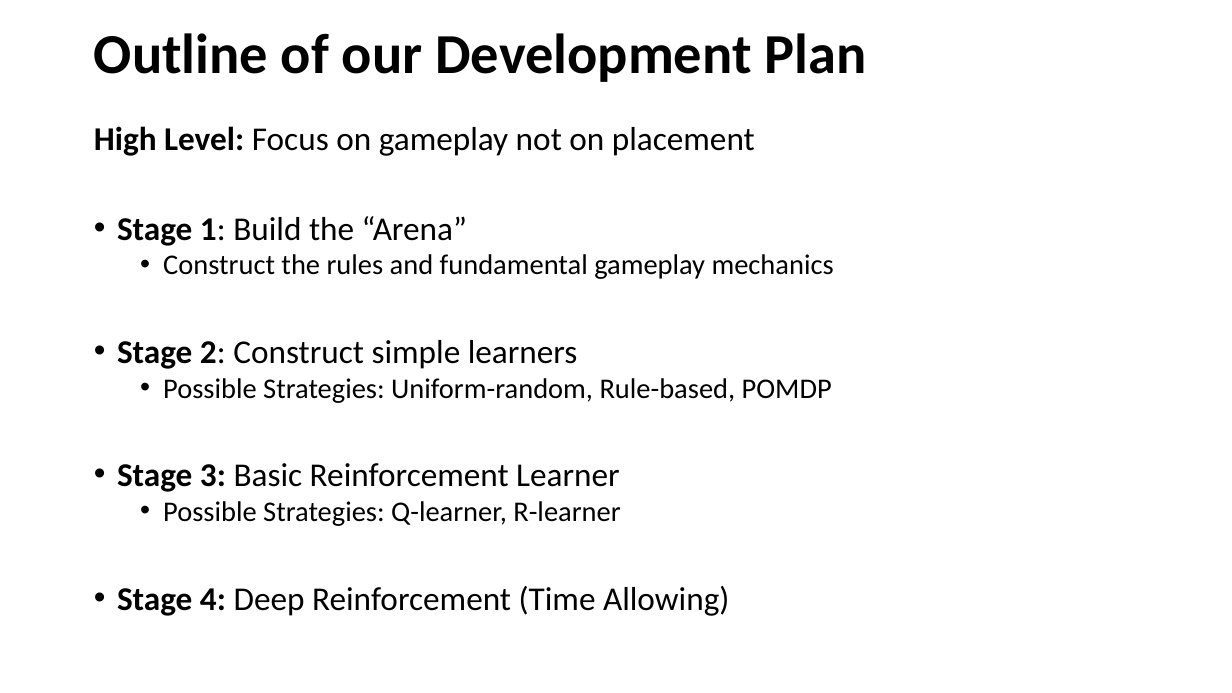
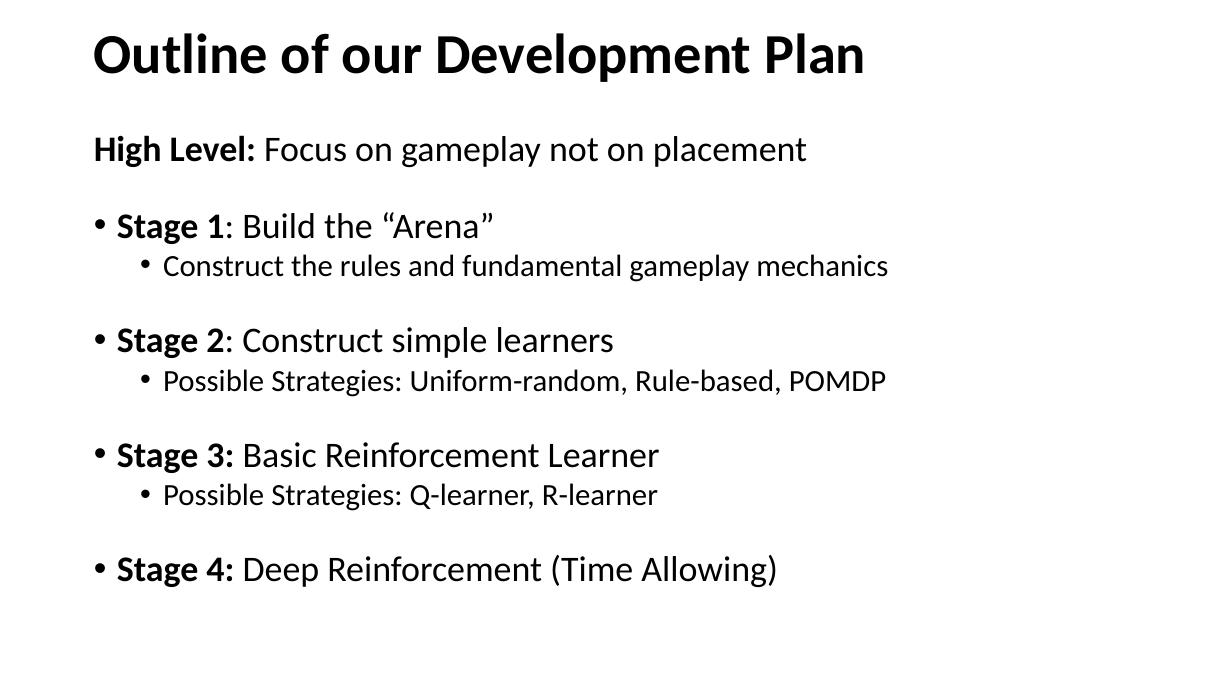
Before and after one commit to ZaydH/stratego, a slide deck: slide 4 of weekly_slides/cis510_meeting_2019_04_12.pptx. Drawn at 1232x693 pixels with LibreOffice and Linux fonts; fonts in the diff are those of the drawing. Boxes give left, top, right and bottom in pixels: in the first picture for what was removed or moved away, otherwise in the second. Text is boxed around its words. In the diff, an @@ line names an element or a change of style, - is before the commit and + after.

```diff
--- a/weekly_slides/cis510_meeting_2019_04_12.pptx
+++ b/weekly_slides/cis510_meeting_2019_04_12.pptx
@@ text "High Level: Focus on gameplay ..." at bbox=[94, 135, 888, 587]: size 25.9 to 28 pt in "High Level: Focus on gameplay not on ...", "Stage 1: Build the “Arena”", "Stage 2: Construct simple learners", "Stage 3: Basic Reinforcement Learner" and 1 more places; size 22.2 to 24 pt in "Construct the rules and fundamental gameplay mechanics", "Possible Strategies: Uniform-random, Rule-based, POMDP", "Possible Strategies: Q-learner, R-learner"; line spacing 0.8 to 1; less space between paragraphs; line spacing 0.8 to 0.9 @@
```
Also in this commit, not shown: 5 other slides changed, 1 slide added.
